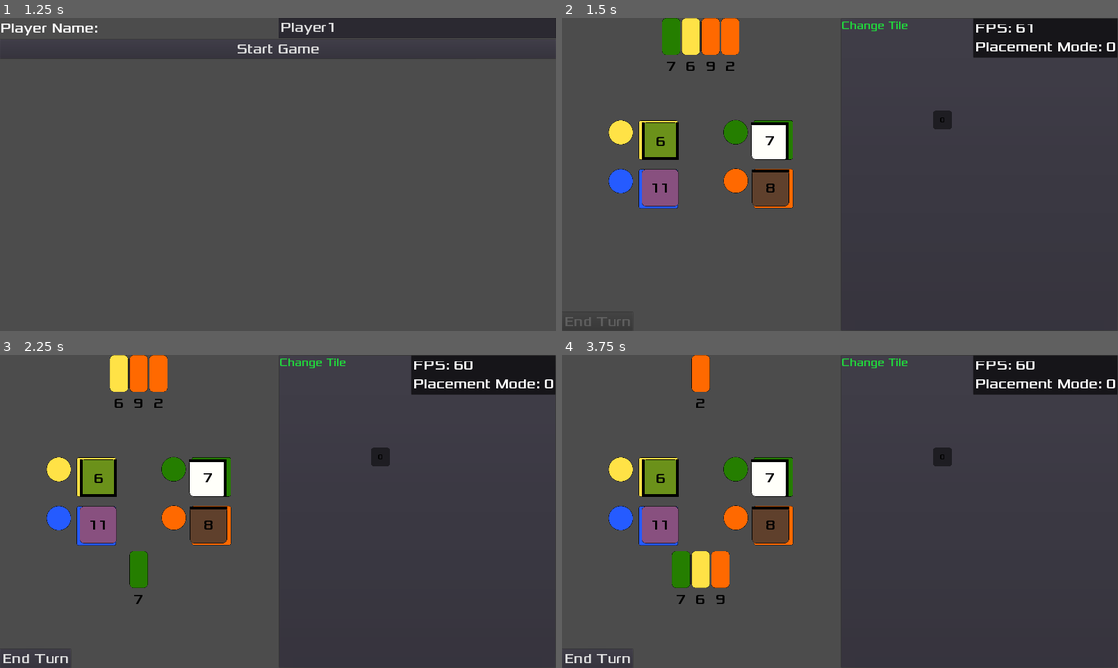
Above: before the commit, frames 1-4 (two rows, left to right).
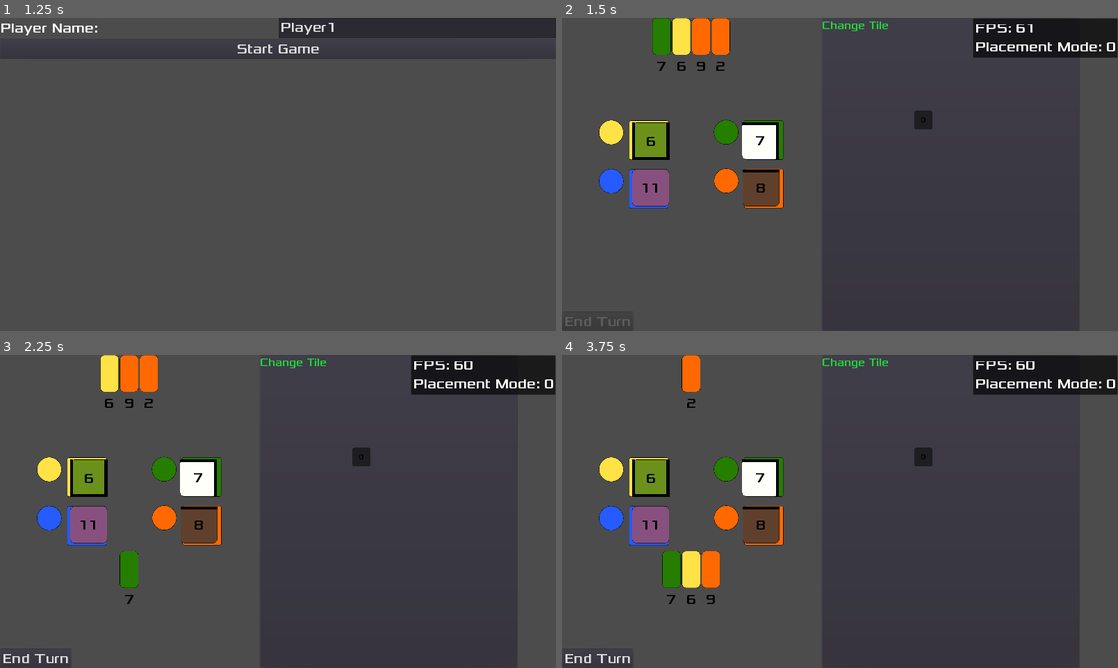
Above: after the commit, the same moments.

Repository: Structed/alcaramba
Game: Godot game, scene res://Drawable/MainMenu/MainMenu.tscn
Same seed, same stepped clock (60 frames per second), same inputs: the game is played once before the commit and once after it.
Inputs:
- Up to frame 1 (1.25 s): click "New Game" at 0.5 s
- Up to frame 2 (1.5 s): click "Start Game" at 1.25 s
- Up to frame 3 (2.25 s): click "7" at 2 s
- Up to frame 4 (3.75 s): click "6" at 2.75 s; click "9" at 3.5 s

Frame 1 is identical in both runs. In frame 2, 5.2% of the frame differs, in the area x 6-98%, y 0-100%; in frame 3, 5.4%; in frame 4, 5.5%.

Commit message:
Moved spare tiles to Game scene

Diff:
--- a/src/alcaramba/Drawable/Game/Game.gd
+++ b/src/alcaramba/Drawable/Game/Game.gd
@@ -4,6 +4,7 @@
 var _selected_tile: TileCardDrawable
 onready var _market := get_node("%Market")
 onready var _town = get_node("%Town")
+onready var _spare_tiles = get_node("%SpareTiles")
 
 
 # Called when the node enters the scene tree for the first time.
@@ -13,7 +14,15 @@
 	if _error:
 		print_debug("Error while connecting signal ")
 
-	_error = _town.get_node("%SpareTiles").connect("tile_card_selected", self, "_on_tile_card_selected")
+	_error = _spare_tiles.connect("tile_card_selected", self, "_on_tile_card_selected")
+	if _error:
+		print_debug("Error while connecting signal ")
+
+	_error = _town.connect("tile_placed", _spare_tiles, "_on_TileMap_tile_placed")
+	if _error:
+		print_debug("Error while connecting signal ")
+
+	_error = _town.connect("tile_removed", _spare_tiles, "_on_TileMap_tile_removed")
 	if _error:
 		print_debug("Error while connecting signal ")
 
--- a/src/alcaramba/Drawable/Game/Game.tscn
+++ b/src/alcaramba/Drawable/Game/Game.tscn
@@ -1,8 +1,11 @@
-[gd_scene load_steps=4 format=2]
+[gd_scene load_steps=6 format=2]
 
 [ext_resource path="res://Drawable/Game/Game.gd" type="Script" id=1]
 [ext_resource path="res://Drawable/Market/Market.tscn" type="PackedScene" id=2]
 [ext_resource path="res://Drawable/Town/Town.tscn" type="PackedScene" id=3]
+[ext_resource path="res://Drawable/Town/SpareTiles.gd" type="Script" id=4]
+
+[sub_resource type="CanvasItemMaterial" id=1]
 
 [node name="Game" type="Node"]
 script = ExtResource( 1 )
@@ -23,12 +26,12 @@
 unique_name_in_owner = true
 anchor_right = 0.0
 anchor_bottom = 0.0
-margin_right = 958.0
+margin_right = 892.0
 margin_bottom = 1080.0
 
 [node name="TownPanelContainer" type="PanelContainer" parent="Board/MarginContainer/Game"]
-margin_left = 962.0
-margin_right = 1920.0
+margin_left = 896.0
+margin_right = 1788.0
 margin_bottom = 1080.0
 mouse_filter = 2
 size_flags_horizontal = 3
@@ -37,5 +40,20 @@
 [node name="Town" parent="Board/MarginContainer/Game/TownPanelContainer" instance=ExtResource( 3 )]
 unique_name_in_owner = true
 
+[node name="RightContainer" type="VBoxContainer" parent="Board/MarginContainer/Game"]
+material = SubResource( 1 )
+margin_left = 1792.0
+margin_right = 1920.0
+margin_bottom = 1080.0
+
+[node name="SpareTiles" type="VBoxContainer" parent="Board/MarginContainer/Game/RightContainer"]
+unique_name_in_owner = true
+margin_right = 128.0
+margin_bottom = 1080.0
+rect_min_size = Vector2( 128, 128 )
+size_flags_horizontal = 3
+size_flags_vertical = 3
+script = ExtResource( 4 )
+
 [node name="UI" type="CanvasLayer" parent="."]
 layer = 2
--- a/src/alcaramba/Drawable/Town/Town.gd
+++ b/src/alcaramba/Drawable/Town/Town.gd
@@ -14,7 +14,6 @@
 onready var _tilemap_overlay = get_node("%TileMap_valid_overlay")
 onready var _distances = get_node("%TileMap_distances") # grid to check connectivity of valid tiles
 onready var _inverse_distances = get_node("%TileMap_distances") # grid to check connectivity of invalid tiles
-onready var _spare_tiles = get_node("%SpareTiles")
 
 var tile_card_scene = preload("res://Drawable/Card/TileCardDrawable.tscn")
 
--- a/src/alcaramba/Drawable/Town/Town.tscn
+++ b/src/alcaramba/Drawable/Town/Town.tscn
@@ -3,7 +3,6 @@
 [ext_resource path="res://Drawable/Town/Town.gd" type="Script" id=1]
 [ext_resource path="res://Drawable/Card/TileCardDrawable.gd" type="Script" id=2]
 [ext_resource path="res://assets/fonts/Xolonium-Regular.ttf" type="DynamicFontData" id=3]
-[ext_resource path="res://Drawable/Town/SpareTiles.gd" type="Script" id=4]
 [ext_resource path="res://Drawable/Town/TileMap_valid_overlay.gd" type="Script" id=8]
 
 [sub_resource type="TileSet" id=1]
@@ -11,8 +10,6 @@
 [sub_resource type="DynamicFont" id=2]
 size = 40
 font_data = ExtResource( 3 )
-
-[sub_resource type="CanvasItemMaterial" id=3]
 
 [node name="TileMap" type="TileMap"]
 tile_set = SubResource( 1 )
@@ -48,23 +45,8 @@
 margin_bottom = 231.0
 script = ExtResource( 2 )
 
-[node name="ContainerRight" type="VBoxContainer" parent="."]
-material = SubResource( 3 )
-margin_left = 695.0
-margin_top = 314.0
-margin_right = 1050.0
-margin_bottom = 912.0
-
-[node name="SpareTiles" type="VBoxContainer" parent="ContainerRight"]
-unique_name_in_owner = true
-margin_right = 355.0
-margin_bottom = 50.0
-rect_min_size = Vector2( 50, 50 )
-script = ExtResource( 4 )
-
 [node name="TileMap_distances" type="TileMap" parent="."]
 unique_name_in_owner = true
 format = 1
 
-[connection signal="tile_removed" from="." to="ContainerRight/SpareTiles" method="_on_TileMap_tile_removed"]
 [connection signal="pressed" from="TextureButton" to="." method="_on_TextureButton_pressed"]
